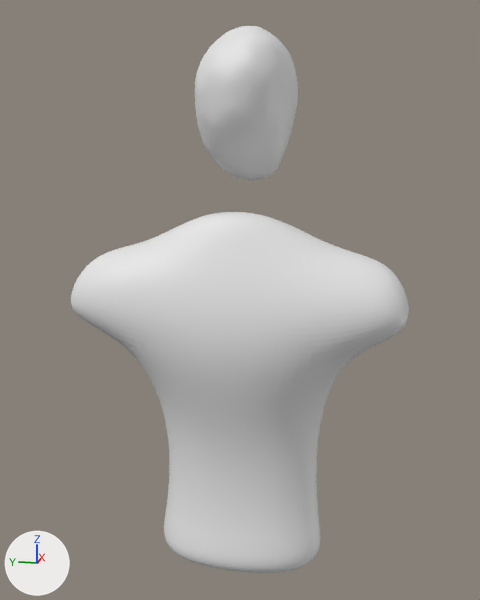
A saved change to the FBX model SuicideBuild/Assets/Models/Player/VRModelV3Body.fbx.
The view is the same before and after, from a camera (50 mm lens) standing at (-1.248, -0.256, 0.954) and looking at (-0.021, -0.011, 0.647). Arrows for +X, +Y and +Z are at lower left; the lights stay in place. Where no turn or scale is listed for an object, it has been applied to the vertices.

Objects in the first picture: 'Body'.
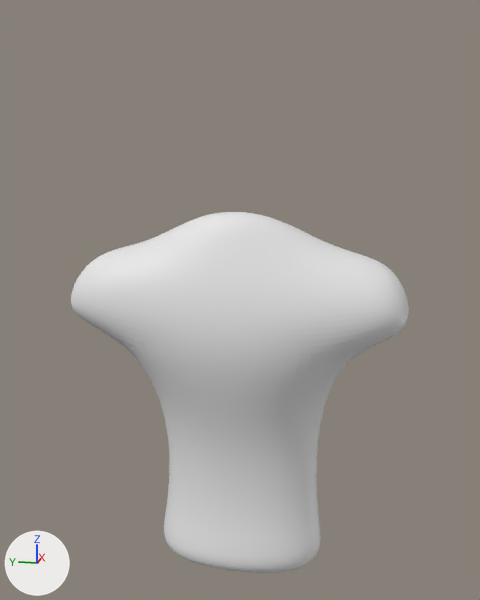
Where the newer file only moved an object's origin or applied its transform, the numbers keep the older frame.

Changed parts and their boxes (x1, y1, x2, y2) in the pictures (480 x 600 px):
'Body', reshaped (34% shorter)
    before: (71, 26, 409, 573)
    after: (71, 212, 409, 573)
part 1 of me_cube_003, deleted
    before: (195, 26, 298, 180)

Diff of the bpy script that builds the scene:
```diff
--- a/SuicideBuild/Assets/Models/Player/VRModelV3Body.fbx.py
+++ b/SuicideBuild/Assets/Models/Player/VRModelV3Body.fbx.py
@@ me_cube_003 @@
 me_cube_003.from_pydata(...)  # 11524 vertices, 11520 faces; spans x -0.152..0.163, y -0.308..0.313, z -0.603..0.456
 # used by ob_body; location = (-0.034, -0.016, 0.688)
+# me_cube_003 part 1: the loose piece of 3842 vertices spanning x -0.085..0.163, y -0.093..0.09, z 0.183..0.456 is deleted
```
